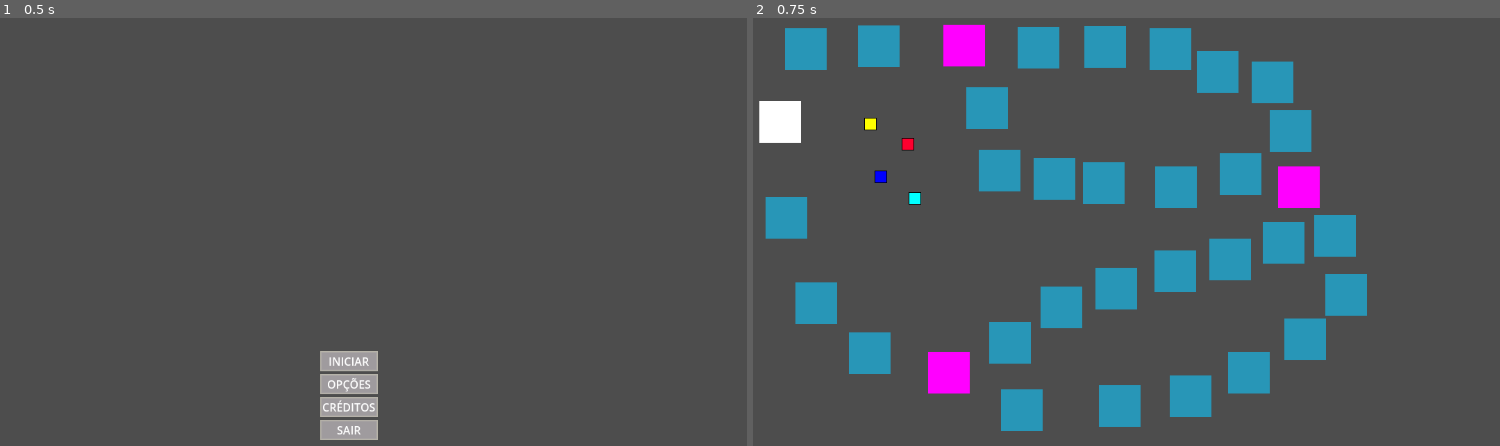
Above: before the commit, frames 1-2 (left to right).
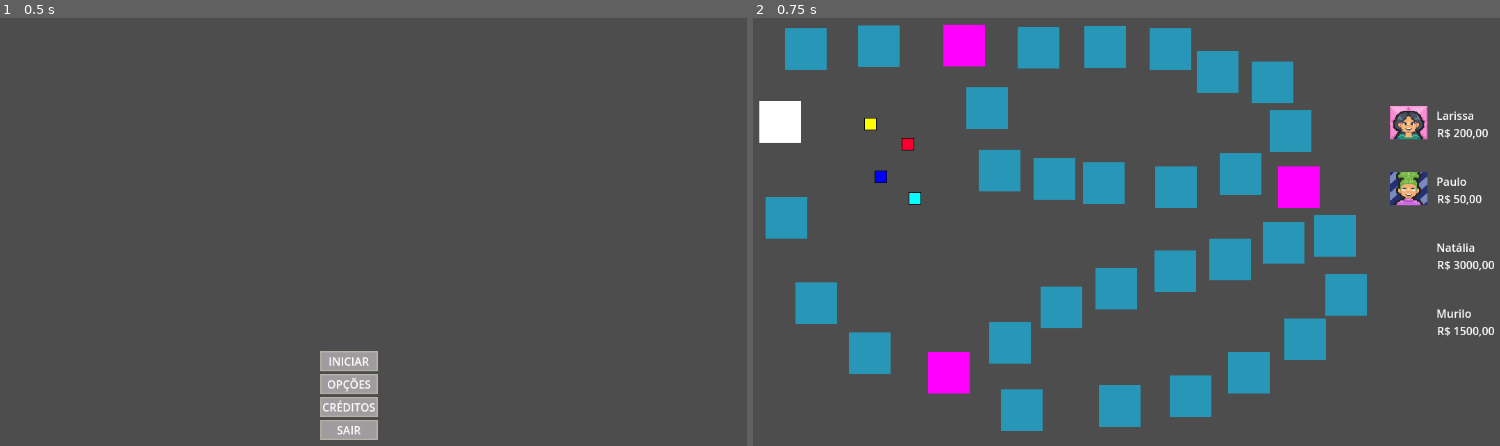
Above: after the commit, the same moments.

Repository: walo2/GameDev_ProjetoGeo
Game: Godot game, scene res://menu.tscn
Same seed, same stepped clock (60 frames per second), same inputs: the game is played once before the commit and once after it.
Inputs:
- Up to frame 1 (0.5 s): no input
- Up to frame 2 (0.75 s): click "INICIAR" at 0.5 s

Frame 1 is identical in both runs. In frame 2, 1.3% of the frame differs, in the area x 85-100%, y 20-75%.

Commit message:
Parte visual do HUD pronta

Diff:
--- a/Kapitalistik/holder.tscn
+++ b/Kapitalistik/holder.tscn
@@ -1,6 +1,6 @@
 [gd_scene load_steps=2 format=3 uid="uid://b0exb28ywc2d6"]
 
-[ext_resource type="Texture2D" uid="uid://bydujpcm5n8u1" path="res://icon.svg" id="1_insot"]
+[ext_resource type="Texture2D" uid="uid://brriqk7k0o0qa" path="res://avatar (10).png" id="1_sev2x"]
 
 [node name="Holder" type="Control"]
 layout_mode = 3
@@ -11,7 +11,7 @@
 layout_mode = 0
 offset_right = 54.0
 offset_bottom = 48.0
-texture = ExtResource("1_insot")
+texture = ExtResource("1_sev2x")
 expand_mode = 2
 
 [node name="User" type="Label" parent="."]
@@ -30,5 +30,3 @@
 offset_bottom = 50.0
 text = "0,33
 "
-
-[node name="Marker2D" type="Marker2D" parent="."]
--- a/Kapitalistik/hud.gd
+++ b/Kapitalistik/hud.gd
@@ -1,13 +1,48 @@
 extends CanvasLayer
 
-@onready var holder = [$VBoxContainer/Holder, $VBoxContainer/Holder2, $VBoxContainer/Holder3, $VBoxContainer/Holder4]
+
+var holder = [$VBoxContainer/Holder, $VBoxContainer/Holder2, $VBoxContainer/Holder3, $VBoxContainer/Holder4]
+
+#de alguma forma pegar a quantidade de players
+#@onready var qnt_players;
 
 
+#var holderUsers = {
+#	jogador1: 'VBoxContainer/Holder/User.text',
+#	jogador2: 'VBoxContainer/Holder2/User.text',
+#	jogador3: 'VBoxContainer/Holder3/User.text',
+#	jogador4: 'VBoxContainer/Holder4/User.text'
+#}
 
+#@onready var holderUsers = [VBoxContainer/Holder/User.text, VBoxContainer/Holder2/User, VBoxContainer/Holder3/User, VBoxContainer/Holder4/User]
+#var nome_players = ["nome1", "nome2", "nome3", "nome4"]
+
+
+# fazer algo pra settar o nome dos jogadores e atualizar os saldos
 
 # Called when the node enters the scene tree for the first time.
 func _ready():
-	holder[0].visible = false
+	pass
+	#if qnt_players == 2: # se a quantidade de players for 2
+	#	holder[0].visible = true
+	#	holder[1].visible = true
+	#	holder[2].visible = false
+	#	holder[3].visible = false
+	#elif qnt_players == 3: # se a quantidade de players for 3
+	#	holder[0].visible = true
+	#	holder[1].visible = true
+	#	holder[2].visible = true
+	#	holder[3].visible = false
+	#else: # se a quantidade de players for 4
+		#holder[0].visible = true#
+		#holder[1].visible = true
+		#holder[2].visible = true
+		#holder[3].visible = true
+
+#holder[0].get_node(holderUsers.jogador1).text = nome_players[0]
+#$holderUsers.jogador2 = nome_players[1]
+#$holderUsers.jogador3 = nome_players[2]
+#$holderUsers.jogador4 = nome_players[3]
 
 
 # Called every frame. 'delta' is the elapsed time since the previous frame.
--- a/Kapitalistik/hud.tscn
+++ b/Kapitalistik/hud.tscn
@@ -1,7 +1,11 @@
-[gd_scene load_steps=3 format=3 uid="uid://4gf5qcq6dfva"]
+[gd_scene load_steps=7 format=3 uid="uid://4gf5qcq6dfva"]
 
 [ext_resource type="PackedScene" uid="uid://b0exb28ywc2d6" path="res://holder.tscn" id="1_316ti"]
 [ext_resource type="Script" path="res://hud.gd" id="1_dj65v"]
+[ext_resource type="Texture2D" uid="uid://b48wajgj4c3mq" path="res://avatar1.png" id="3_qiwir"]
+[ext_resource type="Texture2D" uid="uid://dp5fhuih56c1c" path="res://avatar2.png" id="4_y6fcc"]
+[ext_resource type="Texture2D" uid="uid://ddcmgeg2m8sbl" path="res://avatar (7).png" id="5_ao125"]
+[ext_resource type="Texture2D" uid="uid://clra1msx236eu" path="res://avatar (6).png" id="6_rjlxa"]
 
 [node name="HUD" type="CanvasLayer"]
 script = ExtResource("1_dj65v")
@@ -10,7 +14,7 @@
 anchors_preset = 15
 anchor_right = 1.0
 anchor_bottom = 1.0
-offset_left = 1024.0
+offset_left = 992.0
 offset_top = 144.0
 offset_bottom = -128.0
 grow_horizontal = 2
@@ -19,11 +23,56 @@
 [node name="Holder" parent="VBoxContainer" instance=ExtResource("1_316ti")]
 layout_mode = 2
 
+[node name="Icon" parent="VBoxContainer/Holder" index="0"]
+texture = ExtResource("3_qiwir")
+
+[node name="User" parent="VBoxContainer/Holder" index="1"]
+text = "Larissa
+"
+
+[node name="Saldo" parent="VBoxContainer/Holder" index="2"]
+text = "R$ 200,00
+"
+
 [node name="Holder2" parent="VBoxContainer" instance=ExtResource("1_316ti")]
 layout_mode = 2
+
+[node name="Icon" parent="VBoxContainer/Holder2" index="0"]
+texture = ExtResource("4_y6fcc")
+
+[node name="User" parent="VBoxContainer/Holder2" index="1"]
+text = "Paulo"
+
+[node name="Saldo" parent="VBoxContainer/Holder2" index="2"]
+text = "R$ 50,00
+"
 
 [node name="Holder3" parent="VBoxContainer" instance=ExtResource("1_316ti")]
 layout_mode = 2
 
+[node name="Icon" parent="VBoxContainer/Holder3" index="0"]
+texture = ExtResource("5_ao125")
+
+[node name="User" parent="VBoxContainer/Holder3" index="1"]
+text = "Natália"
+
+[node name="Saldo" parent="VBoxContainer/Holder3" index="2"]
+text = "R$ 3000,00
+"
+
 [node name="Holder4" parent="VBoxContainer" instance=ExtResource("1_316ti")]
 layout_mode = 2
+
+[node name="Icon" parent="VBoxContainer/Holder4" index="0"]
+texture = ExtResource("6_rjlxa")
+
+[node name="User" parent="VBoxContainer/Holder4" index="1"]
+text = "Murilo"
+
+[node name="Saldo" parent="VBoxContainer/Holder4" index="2"]
+text = "R$ 1500,00"
+
+[editable path="VBoxContainer/Holder"]
+[editable path="VBoxContainer/Holder2"]
+[editable path="VBoxContainer/Holder3"]
+[editable path="VBoxContainer/Holder4"]
--- a/Kapitalistik/tile_basic.gd
+++ b/Kapitalistik/tile_basic.gd
@@ -15,6 +15,7 @@
 
 # Called every frame. 'delta' is the elapsed time since the previous frame.
 func _process(delta):
+
 	#verifica quando o player é colocado no tile
 	if mouseReleaseObject:
 		if playerObject != null:
--- a/Kapitalistik/tile_map.tscn
+++ b/Kapitalistik/tile_map.tscn
@@ -1,7 +1,8 @@
-[gd_scene load_steps=3 format=3 uid="uid://yh26grf534pi"]
+[gd_scene load_steps=4 format=3 uid="uid://yh26grf534pi"]
 
 [ext_resource type="PackedScene" uid="uid://cg7sc7ox3xvm1" path="res://player_temp.tscn" id="1_mxqg4"]
 [ext_resource type="PackedScene" uid="uid://dymwkq732leqf" path="res://tile_basic.tscn" id="2_ix8bo"]
+[ext_resource type="PackedScene" uid="uid://4gf5qcq6dfva" path="res://hud.tscn" id="3_cv6os"]
 
 [node name="Main" type="Node2D"]
 
@@ -128,3 +129,5 @@
 [node name="PlayerTemp4" parent="." instance=ExtResource("1_mxqg4")]
 position = Vector2(298, 199)
 colorPlayer = Color(0.996078, 0, 0.184314, 1)
+
+[node name="HUD" parent="." instance=ExtResource("3_cv6os")]
Binary file removed: Kapitalistik/Nunito-VariableFont_wght.ttf
Not shown, removed: Kapitalistik/Nunito-VariableFont_wght.ttf.import
Binary file added: Kapitalistik/avatar 3.png
Not shown, added: Kapitalistik/avatar 3.png.import
Binary file added: Kapitalistik/avatar 4.png
Not shown, added: Kapitalistik/avatar 4.png.import
Not shown, added: Kapitalistik/avatar.png.import
Binary file added: Kapitalistik/avatar1.png
Not shown, added: Kapitalistik/avatar1.png.import
Binary file added: Kapitalistik/avatar2.png
Not shown, added: Kapitalistik/avatar2.png.import
